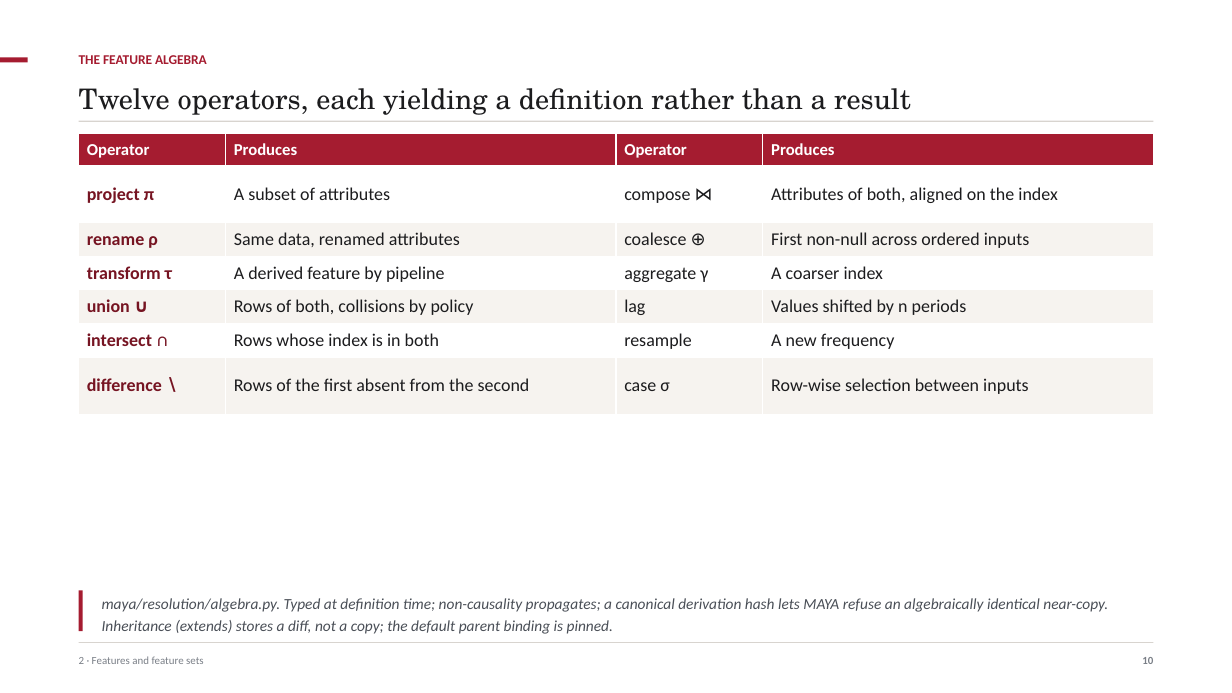
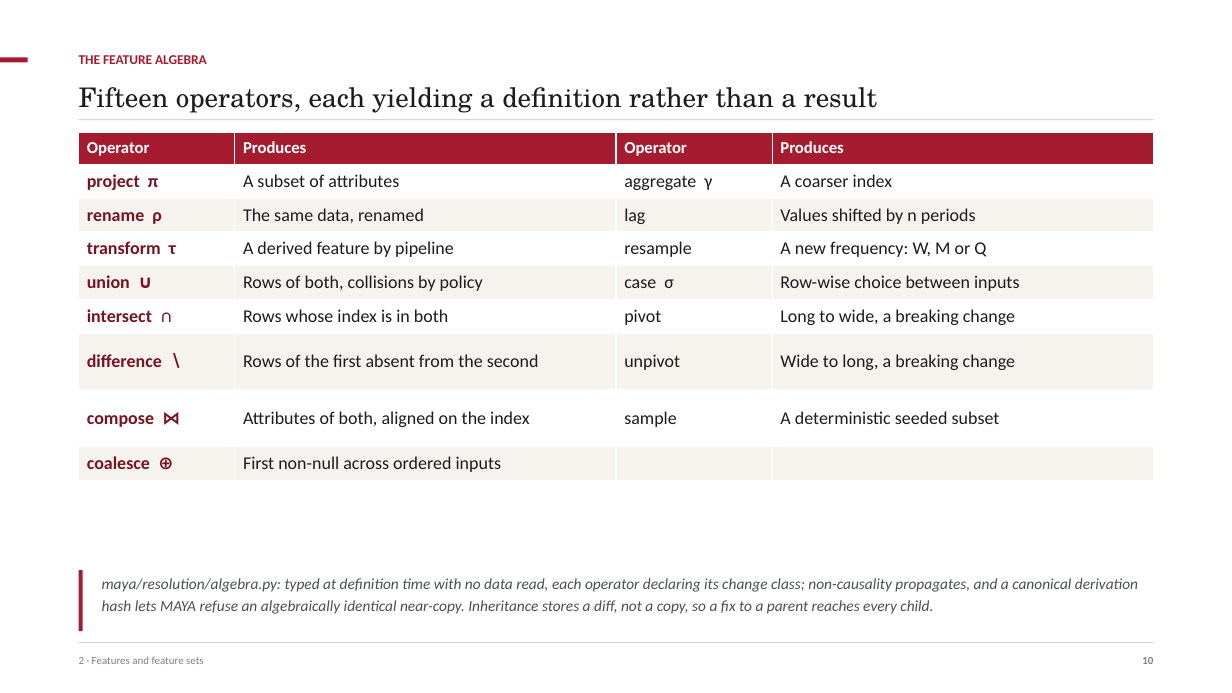
Before and after one commit to ajsinha/maya, a slide deck: slide 10 of docs/MAYA-System-Design.pptx. Drawn at 1232x693 pixels with LibreOffice and Linux fonts; fonts in the diff are those of the drawing. Boxes give left, top, right and bottom in pixels: in the first picture for what was removed or moved away, otherwise in the second. Text is boxed around its words. In the diff, an @@ line names an element or a change of style, - is before the commit and + after.

Commit message:
Three decks that tell the product, not the paper
The Concepts and Formalism deck walked the research paper and marked each
construction with what MAYA implements. That is commentary on a document,
not an account of a product: a reader who wanted to know what MAYA does
had to care first about what the paper claims. It is deleted, its module
with it, and the theory now lives only in the paper.

In its place MAYA-Capabilities: what the platform does, ending with one
model carried the whole way -- IFRS 9 expected credit loss, three members
and a combiner, the contract that could not see the combiner's own
parameters, the four places MAYA said no, and the finding the study
refused to flatter, that at portfolio level the allowance is 2.67 times
the loss. A worked example is what makes it a story rather than a list.

The other two are rewritten against the code rather than edited. What the
old decks had got wrong, and now say correctly: fifteen feature operators,
not twelve; six covenant kinds, not five; five rungs of the artifact
ladder gate and the sixth records a warning; MAYA evaluates the formula IR
in process and refuses a declared black box outright rather than scoring
it; fragments are chunked in rows, not bytes; seven capacity targets are
met and one is not met reliably; nine case studies are built, not eleven.
There is no committee primitive, so the slides say approval thresholds.

```diff
--- a/docs/MAYA-System-Design.pptx
+++ b/docs/MAYA-System-Design.pptx
@@ text at box(79, 87, 877, 113): text changed; size 22 to 21 pt @@
-Twelve operators, each yielding a definition rather than a result
+Fifteen operators, each yielding a definition rather than a result
@@ table at box(79, 132, 1154, 481) @@
-row 2: project π | A subset of attributes | compose ⋈ | Attributes of both, aligned on the index
-row 3: rename ρ | Same data, renamed attributes | coalesce ⊕ | First non-null across ordered inputs
-row 4: transform τ | A derived feature by pipeline | aggregate γ | A coarser index
-row 5: union ∪ | Rows of both, collisions by policy | lag | Values shifted by n periods
-row 6: intersect ∩ | Rows whose index is in both | resample | A new frequency
-row 7: difference ∖ | Rows of the first absent from the second | case σ | Row-wise selection between inputs
+row 2: project π | A subset of attributes | aggregate γ | A coarser index
+row 3: rename ρ | The same data, renamed | lag | Values shifted by n periods
+row 4: transform τ | A derived feature by pipeline | resample | A new frequency: W, M or Q
+row 5: union ∪ | Rows of both, collisions by policy | case σ | Row-wise choice between inputs
+row 6: intersect ∩ | Rows whose index is in both | pivot | Long to wide, a breaking change
+row 7: difference ∖ | Rows of the first absent from the second | unpivot | Wide to long, a breaking change
+row 8: compose ⋈ | Attributes of both, aligned on the index | sample | A deterministic seeded subset
+row 9: coalesce ⊕ | First non-null across ordered inputs |  | 
@@ rectangle: place and size @@
-rectangle at box(79, 591, 82, 631)
+rectangle at box(79, 570, 82, 631)
@@ text at box(102, 578, 1138, 614): text changed @@
-maya/resolution/algebra.py. Typed at definition time; non-causality propagates; a canonical derivation hash lets MAYA refuse an algebraically identical near-copy. Inheritance (extends) stores a diff, not a copy; the default parent binding is pinned.
+maya/resolution/algebra.py: typed at definition time with no data read, each operator declaring its change class; non-causality propagates, and a canonical derivation hash lets MAYA refuse an algebraically identical near-copy. Inheritance stores a diff, not a copy, so a fix to a parent reaches every child.
```
Also in this commit, not shown: 33 other slides changed, 7 slides added, 12 other files.
